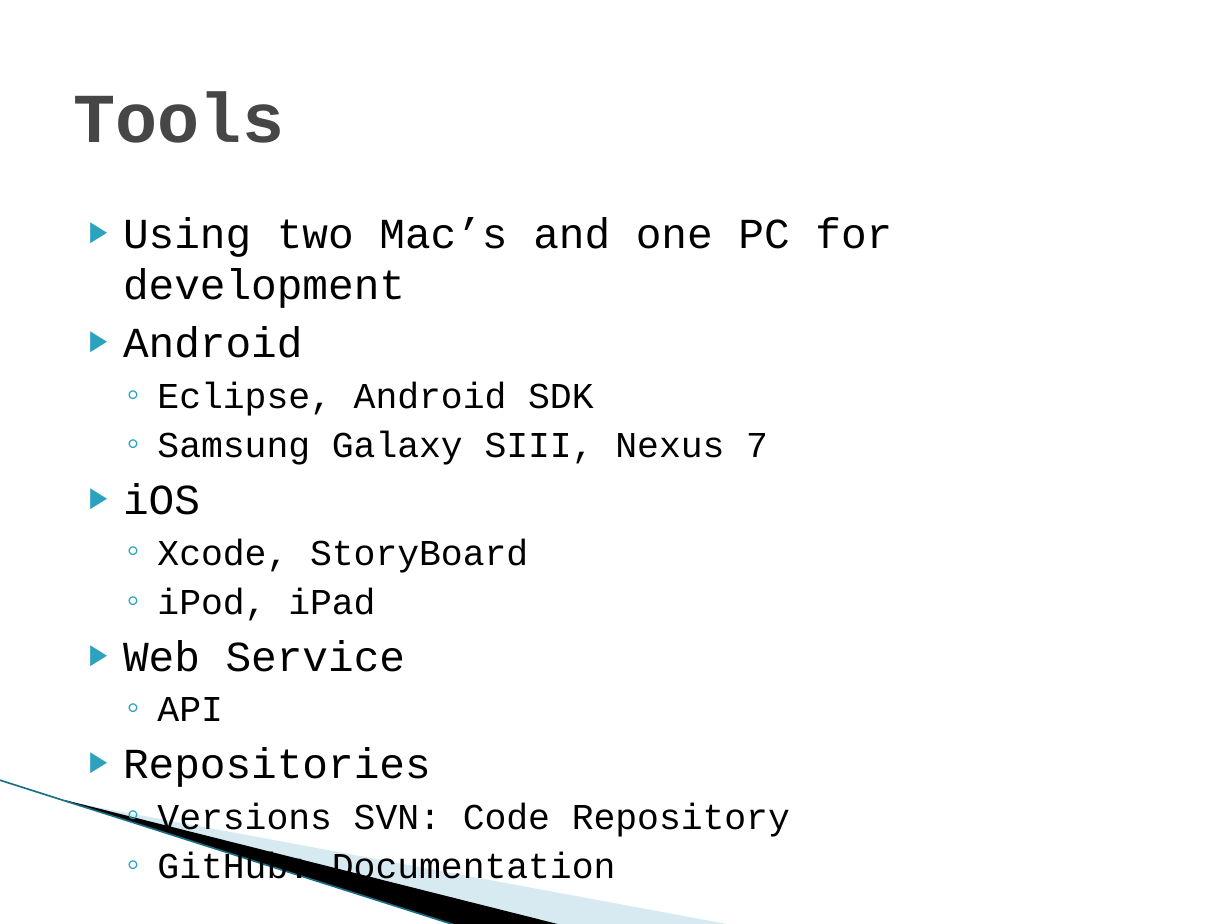
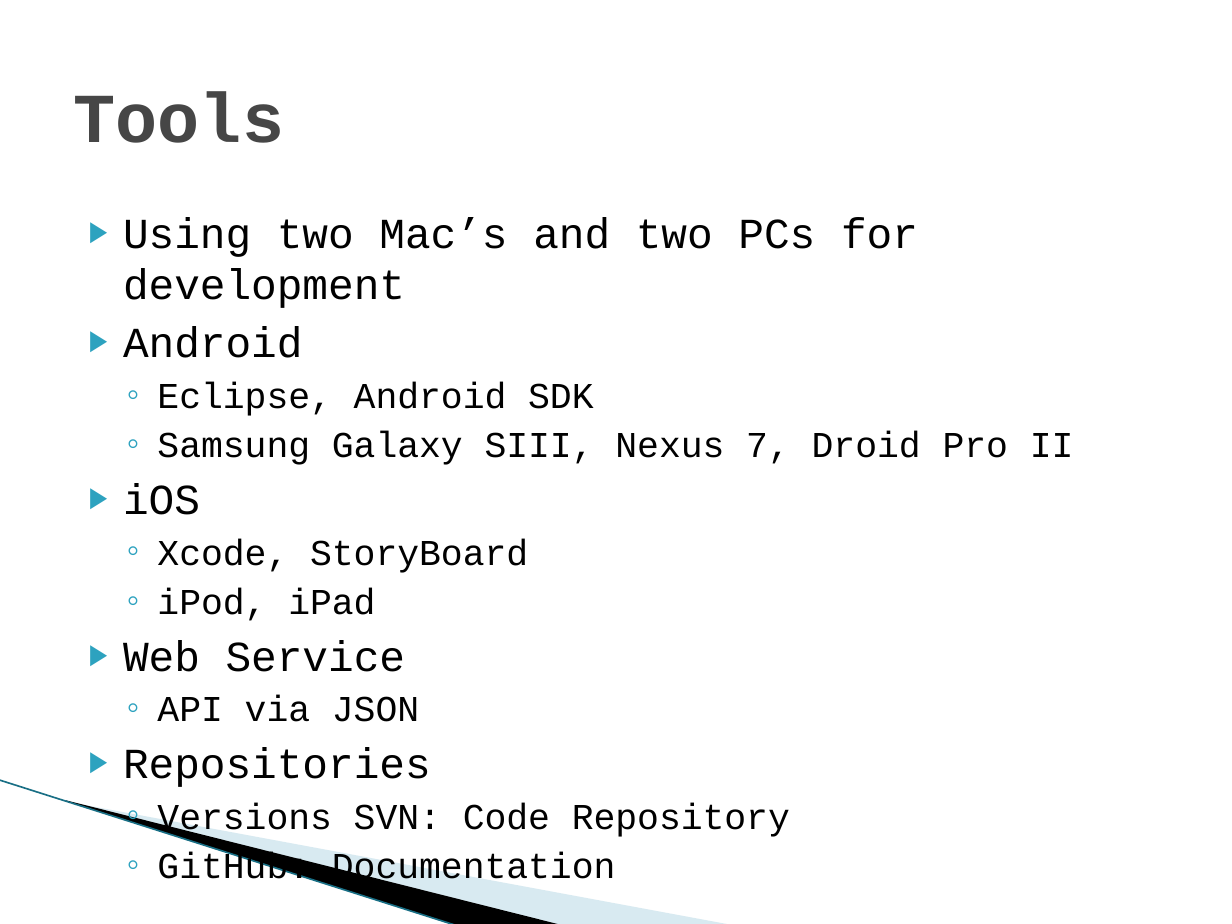
Before and after one commit to SDSMT-CSC/ECPMA, a slide deck: slide 8 of Documentation/Presentation1.pptx (slide 5 before the commit). Drawn at 1232x924 pixels with LibreOffice and Linux fonts; fonts in the diff are those of the drawing; background and template pictures are left out. Boxes give left, top, right and bottom in pixels: in the first picture for what was removed or moved away, otherwise in the second. Text is boxed around its words. In the diff, an @@ line names an element or a change of style, - is before the commit and + after.

```diff
--- a/Documentation/Presentation1.pptx
+++ b/Documentation/Presentation1.pptx
@@ text at box(123, 217, 918, 308): text changed @@
-▶ Using two Mac’s and one PC for development
+▶ Using two Mac’s and two PCs for development
@@ text at box(157, 431, 1074, 465): text changed @@
-  ◦ Samsung Galaxy SIII, Nexus 7
+  ◦ Samsung Galaxy SIII, Nexus 7, Droid Pro II
@@ text at box(157, 695, 419, 722): text changed @@
-  ◦ API
+  ◦ API via JSON
```
Also in this commit, not shown: 5 other slides changed, 7 slides added, 2 slides removed, 4 other files.
